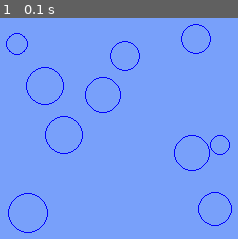
Above: before the commit, frame 1.
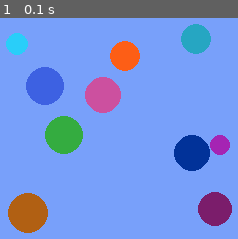
Above: after the commit, the same moment.

Repository: maciejbac/pyGame
Game: pygame game, started from pyGame.py
The game is run twice, just before and just after one commit, with the same random seed, the same clock (stepped at 60 frames per second) and the same inputs.
Inputs:
- Up to frame 1 (0.1 s): no input

The runs differ from the first frame. In frame 1, 16% of the frame differs, in the area x 2-98%, y 2-98%.

Commit message:
added random colors

Diff:
--- a/pyGame.py
+++ b/pyGame.py
@@ -15,7 +15,7 @@
         self.y = y
         self.size = size
         self.colour = colour
-        self.thickness = 1
+        self.thickness = 50
 
     def display(self):
         pygame.draw.circle(screen, self.colour, (self.x, self.y), self.size, self.thickness)
@@ -31,7 +31,7 @@
     size = random.randint(10, 20)
     x = random.randint(size, width - size)
     y = random.randint(size, height - size)
-    my_particles.append(Particle(x, y, size, BLUE))
+    my_particles.append(Particle(x, y, size, (random.randint(0, 255), random.randint(0, 255), random.randint(0, 255))))
 
 for particle in my_particles:
     particle.display()
